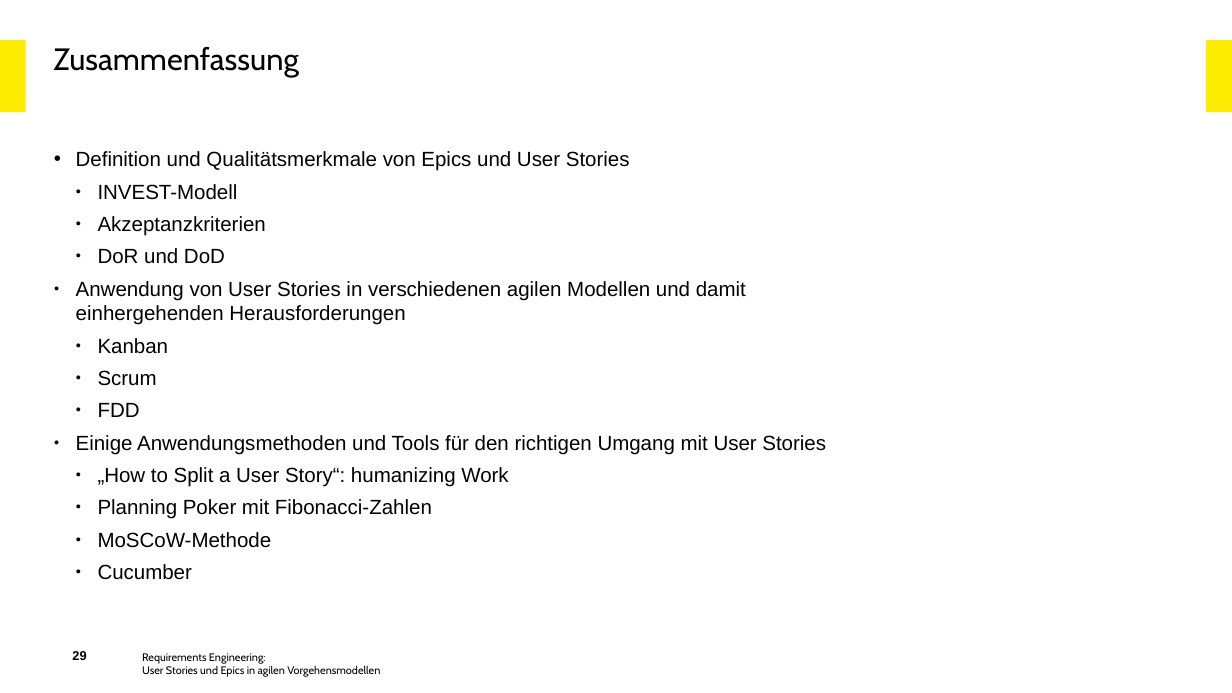
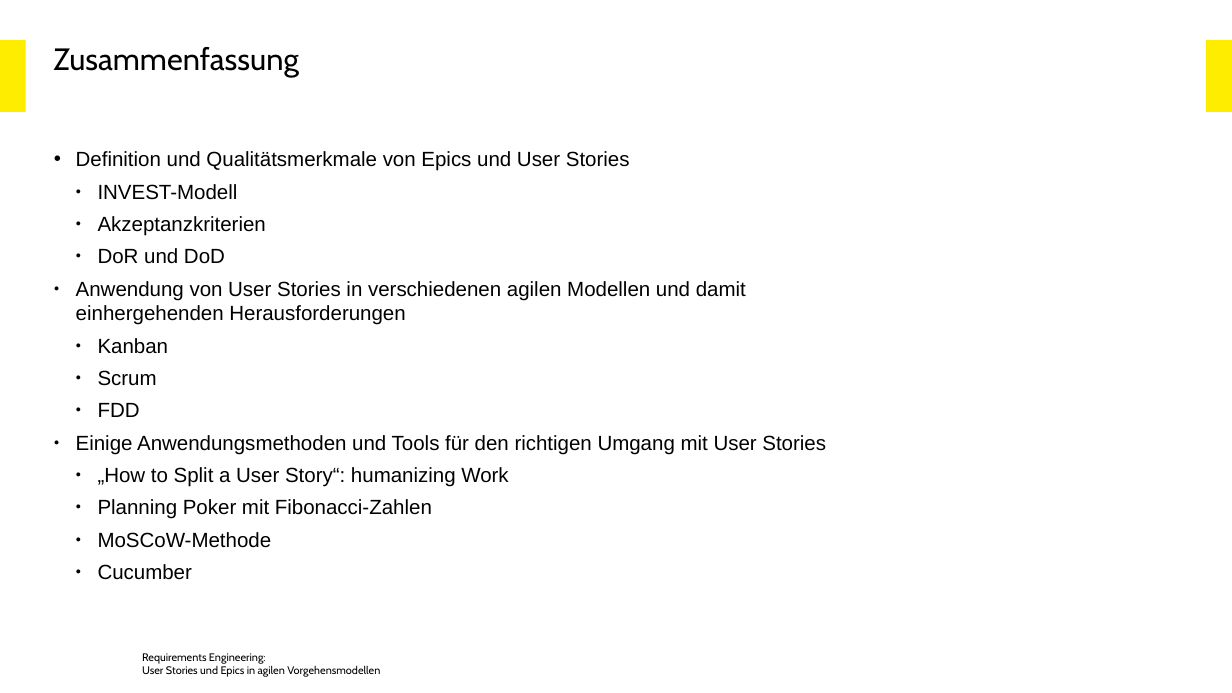
Before and after one commit to Beleg-01-Requirements-Engineering/Abgabe, a slide deck: slide 29 of presentation/01-Requirements-Engineering-Presentation.odp. Drawn at 1232x693 pixels with LibreOffice and Linux fonts; fonts in the diff are those of the drawing; background and template pictures are left out. Boxes give left, top, right and bottom in pixels: in the first picture for what was removed or moved away, otherwise in the second. Text is boxed around its words. In the diff, an @@ line names an element or a change of style, - is before the commit and + after.

```diff
--- a/presentation/01-Requirements-Engineering-Presentation.odp
+++ b/presentation/01-Requirements-Engineering-Presentation.odp
@@ page number removed at (72,651,86,660) @@
-29
```
Also in this commit, not shown: 13 other slides changed.
